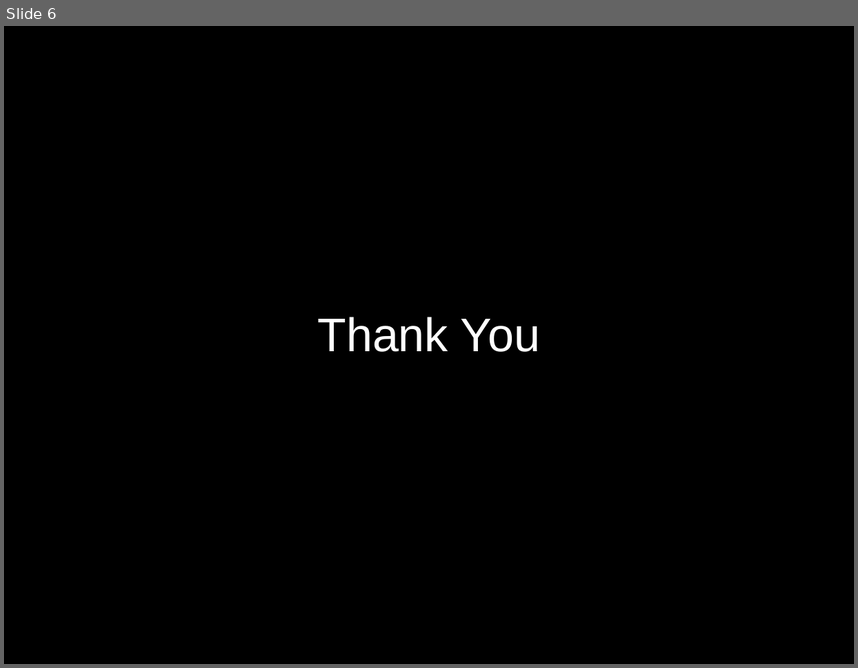
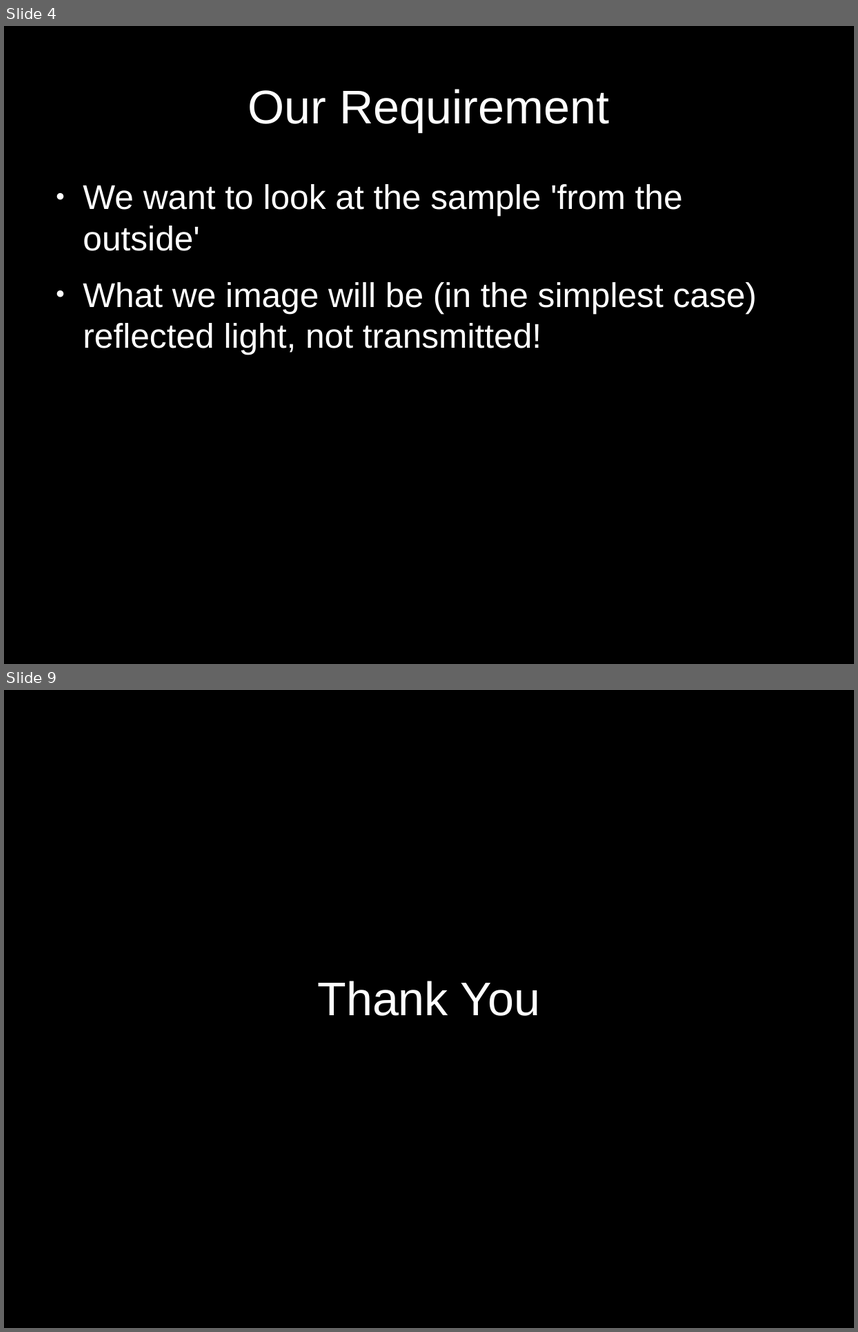
Before and after one commit to alankarkotwal/lvp-imaging, a slide deck: design/1 Approach.odp. Shown one above the other, each under a label of ours: slide 6 before the commit, slides 4 and 9 after it; the slides between them are not shown. The pictures are 858x668 and 858x1332 pixels, drawn with LibreOffice and Linux fonts; fonts in the diff are those of the drawing. Boxes give left, top, right and bottom in pixels: in the first picture for what was removed or moved away, otherwise in the second. Text is boxed around its words. In the diff, an @@ line names an element or a change of style, - is before the commit and + after.

```diff
--- a/design/1 Approach.odp
+++ b/design/1 Approach.odp
@@ slide 4 added at bbox=[4, 26, 854, 664], background #000000 @@
@@ title added at bbox=[248, 89, 609, 132], 44 pt, text #FFFFFF @@
+Our Requirement
@@ text added at bbox=[83, 184, 757, 354], 32 pt, text #FFFFFF @@
+● We want to look at the sample 'from the outside'
+● What we image will be (in the simplest case) reflected light, not transmitted!
@@ what was slide 6 is now slide 9 @@
```
Also in this commit, not shown: 3 slides changed, 4 other slides added, 2 slides removed, 2 other files.
